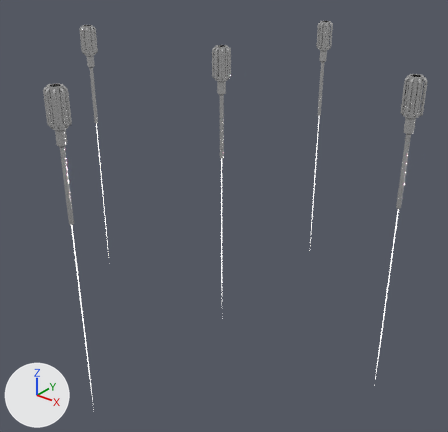
Before and after pictures for a commit that changed the FBX model public/models/overworld/background.fbx.
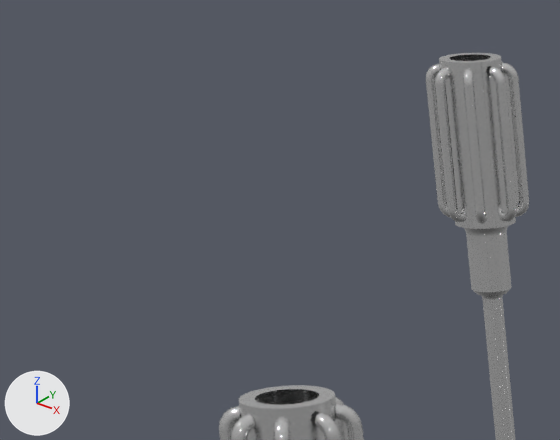
Each version appears first whole from a 50 mm camera at (1.872, -2.321, 0.406) aimed at (0.057, -0.052, -1.001), and next in a close-up on the part from 1% to 23% of the width and 4% to 22% of the height. Lighting does not change. The marker at lower left points along +X, +Y and +Z. The older version's two pictures come first. Where no turn or scale is listed for an object, it has been applied to the vertices.
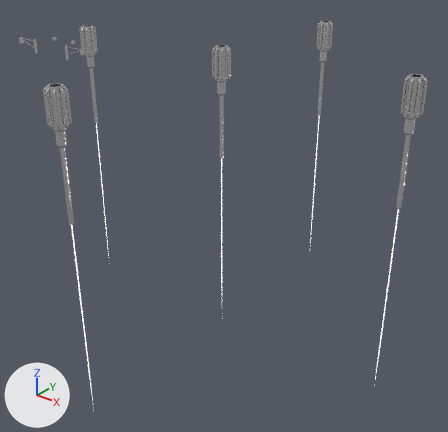
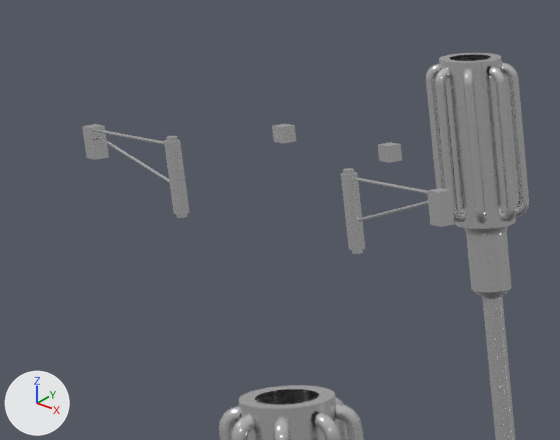
Pixel boxes (x1, y1, x2, y2) of what changed, in the close-ups (560 x 440 px):
'weather_vane1', added: after (341, 168, 454, 254)
'weather_vane', added: after (82, 124, 190, 218)
'pCube184', added: after (378, 142, 402, 163)
'pCube183', added: after (272, 124, 296, 144)

What the commit changed:
Mesh me_mesh_052 is new.
It is a box spanning x -0.005..0.005, y -0.005..0.005, z -0.005..0.005.
It uses material mat_chrome (white #e9e9e9).
Mesh me_mesh_050 is new.
It has 173 vertices, 183 faces and spans x -0.0468..0.0468, y -0.005..0.005, z -0.025..0.025.
It uses material mat_chrome (white #e9e9e9).
Mesh me_mesh_051 is new.
It has 173 vertices, 183 faces and spans x -0.0468..0.0468, y -0.005..0.005, z -0.025..0.025.
It uses material mat_chrome (white #e9e9e9).
Object 'pCube183' (ob_pcube183) is new; it shows me_mesh_052.
Its location is (-0.0525, -0.9, 0.0).
Object 'weather_vane' (ob_weather_vane) is new; it shows me_mesh_050.
Its location is (-0.1293, -0.96, -0.0225).
Object 'pCube184' (ob_pcube184) is new; it shows a copy of me_mesh_052.
Its location is (0.0525, -0.9, 0.0).
Object 'weather_vane1' (ob_weather_vane1) is new; it shows me_mesh_051.
Its location is (0.1299, -0.96, -0.0225).
